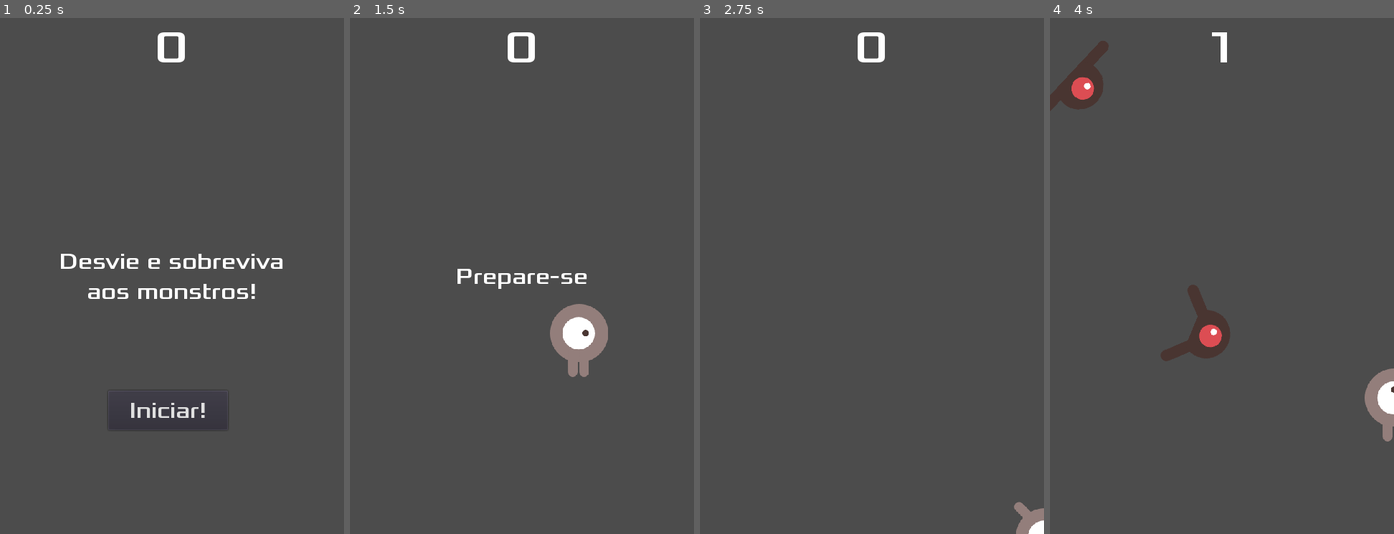
Above: before the commit, frames 1-4 (left to right).
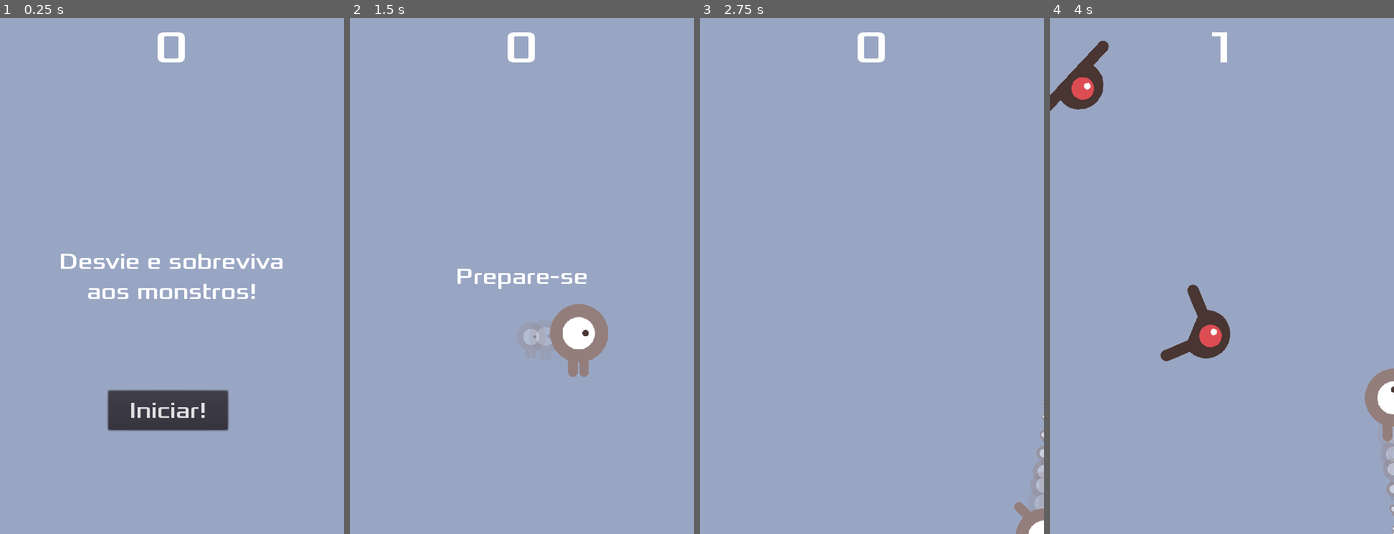
Above: after the commit, the same moments.

Repository: BrantLauro/dodge-the-creeps
Game: Godot game, scene res://principal.tscn
Same seed, same stepped clock (60 frames per second), same inputs: the game is played once before the commit and once after it.
Inputs:
- Up to frame 1 (0.25 s): no input
- Up to frame 2 (1.5 s): click "Iniciar!" at 0.5 s; tap Enter at 1.25 s; hold Right (ui_right) from 1.28 s (still down)
- Up to frame 3 (2.75 s): release Right (ui_right) at 2.03 s; hold Down (ui_down) from 2.03 s (still down)
- Up to frame 4 (4 s): release Down (ui_down) at 2.78 s; hold Right (ui_right) 2.78-3.53 s; hold Up (ui_up) from 3.53 s (still down)

The runs differ from the first frame. In frame 1, 96% of the frame differs, in the area x 0-100%, y 0-100%; in frame 2, 98%; in frame 3, 99%; in frame 4, 97%.

Commit message:
completed project

Diff:
--- a/HUD.tscn
+++ b/HUD.tscn
@@ -14,6 +14,12 @@
 [sub_resource type="DynamicFont" id=3]
 size = 32
 font_data = ExtResource( 1 )
+
+[sub_resource type="InputEventAction" id=4]
+action = "ui_select"
+
+[sub_resource type="ShortCut" id=5]
+shortcut = SubResource( 4 )
 
 [node name="HUD" type="CanvasLayer"]
 script = ExtResource( 2 )
@@ -64,6 +70,7 @@
 margin_right = 78.0
 margin_bottom = -145.0
 custom_fonts/font = SubResource( 3 )
+shortcut = SubResource( 5 )
 text = "Iniciar!"
 __meta__ = {
 "_edit_use_anchors_": false
--- a/jogador.gd
+++ b/jogador.gd
@@ -22,8 +22,10 @@
 	if velocity.length() > 0:
 		velocity = velocity.normalized() * speed
 		$AnimatedSprite.play()
+		$rastro.emitting = true
 	else:
 		$AnimatedSprite.stop()
+		$rastro.emitting = false
 	if velocity.x != 0:
 		$AnimatedSprite.animation = "direita"
 		$AnimatedSprite.flip_v = false
--- a/jogador.tscn
+++ b/jogador.tscn
@@ -23,6 +23,27 @@
 radius = 40.0
 height = 22.0
 
+[sub_resource type="Gradient" id=3]
+offsets = PoolRealArray( 0.0248447, 1 )
+colors = PoolColorArray( 1, 1, 1, 0, 1, 1, 1, 0.784314 )
+
+[sub_resource type="GradientTexture" id=4]
+gradient = SubResource( 3 )
+
+[sub_resource type="Curve" id=5]
+_data = [ Vector2( 0, 0.493182 ), 0.0, 0.0, 0, 0, Vector2( 1, 0.0386363 ), 0.0, 0.0, 0, 0 ]
+
+[sub_resource type="CurveTexture" id=6]
+curve = SubResource( 5 )
+
+[sub_resource type="ParticlesMaterial" id=7]
+flag_disable_z = true
+gravity = Vector3( 0, 0, 0 )
+orbit_velocity = 0.0
+orbit_velocity_random = 0.0
+scale_curve = SubResource( 6 )
+color_ramp = SubResource( 4 )
+
 [node name="jogador" type="Area2D"]
 script = ExtResource( 5 )
 
@@ -33,3 +54,10 @@
 
 [node name="CollisionShape2D" type="CollisionShape2D" parent="."]
 shape = SubResource( 2 )
+
+[node name="rastro" type="Particles2D" parent="."]
+show_behind_parent = true
+lifetime = 0.5
+local_coords = false
+process_material = SubResource( 7 )
+texture = ExtResource( 1 )
--- a/principal.gd
+++ b/principal.gd
@@ -10,6 +10,8 @@
 	$pontuacaoTimer.stop()
 	$inimigoTimer.stop()
 	$HUD.exibir_gameover()
+	$musica.stop()
+	$somMorte.play()
 
 func novo_jogo():
 	score = 0
@@ -17,6 +19,7 @@
 	$inicioTimer.start()
 	$HUD.exibir_mensagem("Prepare-se")
 	$HUD.atualiza_score(score)
+	$musica.play()
 
 func _on_inicioTimer_timeout():
 	$inimigoTimer.start()
--- a/principal.tscn
+++ b/principal.tscn
@@ -1,9 +1,11 @@
-[gd_scene load_steps=6 format=2]
+[gd_scene load_steps=8 format=2]
 
 [ext_resource path="res://jogador.tscn" type="PackedScene" id=1]
 [ext_resource path="res://principal.gd" type="Script" id=2]
 [ext_resource path="res://inimigo.tscn" type="PackedScene" id=3]
 [ext_resource path="res://HUD.tscn" type="PackedScene" id=4]
+[ext_resource path="res://dodge_assets/art/House In a Forest Loop.ogg" type="AudioStream" id=5]
+[ext_resource path="res://dodge_assets/art/gameover.wav" type="AudioStream" id=6]
 
 [sub_resource type="Curve2D" id=1]
 _data = {
@@ -13,6 +15,14 @@
 [node name="principal" type="Node"]
 script = ExtResource( 2 )
 Inimigo = ExtResource( 3 )
+
+[node name="bg" type="ColorRect" parent="."]
+anchor_right = 1.0
+anchor_bottom = 1.0
+color = Color( 0.603922, 0.654902, 0.768627, 1 )
+__meta__ = {
+"_edit_use_anchors_": false
+}
 
 [node name="jogador" parent="." instance=ExtResource( 1 )]
 position = Vector2( 240, 450 )
@@ -36,6 +46,12 @@
 
 [node name="HUD" parent="." instance=ExtResource( 4 )]
 
+[node name="musica" type="AudioStreamPlayer2D" parent="."]
+stream = ExtResource( 5 )
+
+[node name="somMorte" type="AudioStreamPlayer2D" parent="."]
+stream = ExtResource( 6 )
+
 [connection signal="body_entered" from="jogador" to="jogador" method="_on_jogador_body_entered"]
 [connection signal="hit" from="jogador" to="." method="game_over"]
 [connection signal="timeout" from="inicioTimer" to="." method="_on_inicioTimer_timeout"]
Not shown: 1 places in HUD.tscn that only renumber resources
Not shown: 1 places in jogador.tscn that only renumber resources
